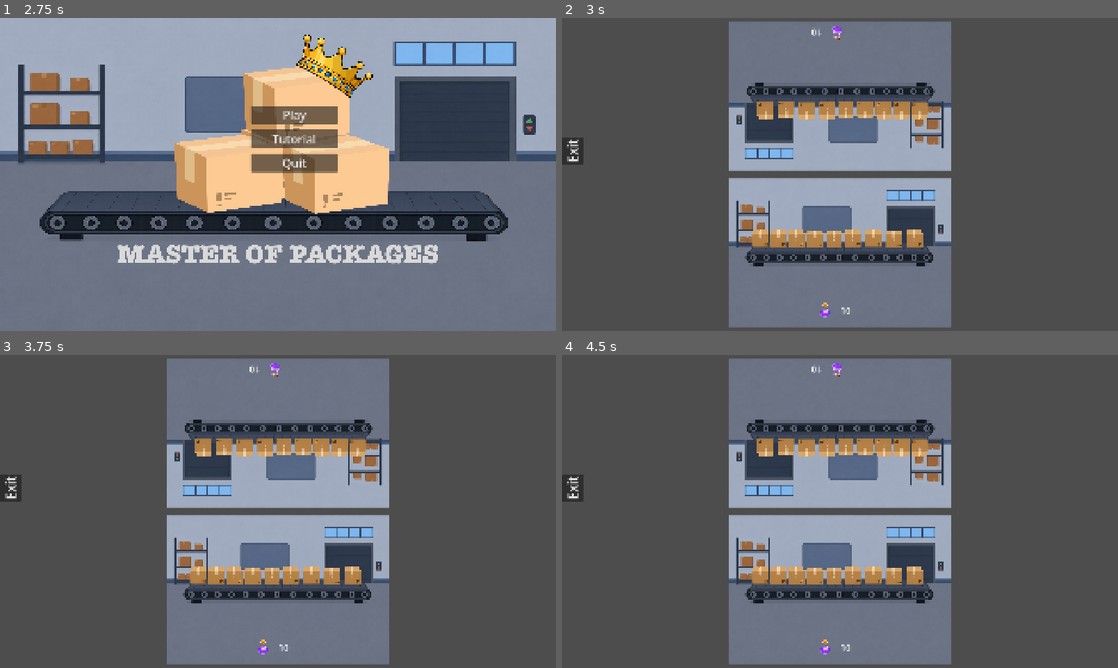
Above: before the commit, frames 1-4 (two rows, left to right).
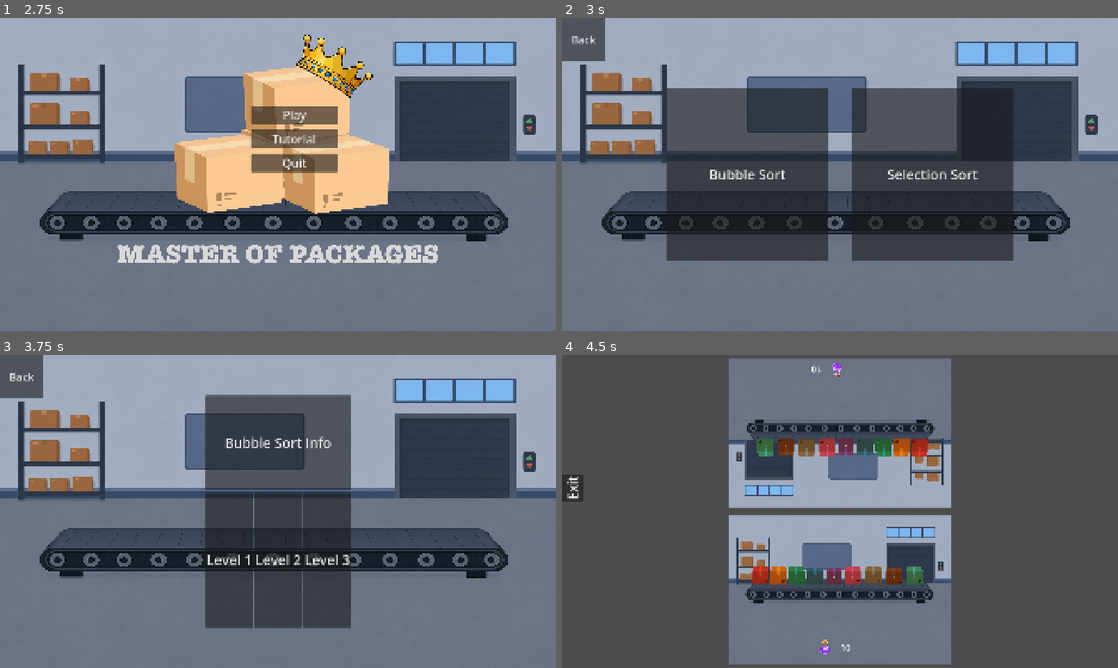
Above: after the commit, the same moments.

Repository: denis21111/Medida
Game: Godot game, scene res://scenes/LogoScene.tscn
Two runs of this game, one before a commit and one after it. Both use one fixed random seed, a clock stepped at 60 frames per second and the inputs below.
Inputs (mouse positions are in pixels of both pictures, inside the frame that each line leads up to):
- Up to frame 1 (2.75 s): tap Enter at 0.5, 2 s; move the mouse to (400, 158) at 0.52 s; click (400, 158) at 0.67 s; tap Space at 1.25 s; move the mouse to (166, 190) at 1.27 s; click (166, 190) at 1.42 s; move the mouse to (333, 105) at 2.02 s; click (333, 105) at 2.17 s
- Up to frame 2 (3 s): click "Play" at 2.75 s
- Up to frame 3 (3.75 s): click (183, 511) at 3.5 s, where only the run after the commit has a clickable "Bubble Sort"
- Up to frame 4 (4.5 s): click (840, 558) at 4.25 s, where only the run after the commit has a clickable "Level 2"

Frame 1 is identical in both runs. In frame 2, 79% of the frame differs, in the area x 0-100%, y 0-100%; in frame 3, 86%; in frame 4, 2.9%.
Error before the commit: Invalid assignment of property or key 'text' with value of type 'String' on a base object of type 'null instance'. (res://scripts/game.gd:22)

Commit message:
Add files via upload
die scene sind mit einander verbunden, elixir und ein exit button in spiel

Diff:
--- a/scripts/LogoScene.gd
+++ b/scripts/LogoScene.gd
@@ -1,7 +1,7 @@
 extends Control
 
 func _ready():
-	$Timer.timeout.connect(_on_timer_timeout)
+	pass
 
 func _on_timer_timeout():
 	get_tree().change_scene_to_file("res://scenes/MainMenu.tscn")
--- a/scripts/MainMenu.gd
+++ b/scripts/MainMenu.gd
@@ -1,10 +1,8 @@
 extends Control
 
 func _on_play_pressed():
-	get_tree().change_scene_to_file("res://scenes/Game.tscn")
+	get_tree().change_scene_to_file("res://scenes/level_selector.tscn")
 
-func _on_settings_pressed():
-	get_tree().change_scene_to_file("res://scenes/Settings.tscn")
 
 func _on_quit_pressed():
 	get_tree().quit()
--- a/scripts/game.gd
+++ b/scripts/game.gd
@@ -2,7 +2,8 @@
 
 @onready var player_a_viewport = $PlayerA_ViewportContainer/SubViewport
 @onready var player_b_viewport = $PlayerB_ViewportContainer/SubViewport
-@onready var elixir_label = $ElixirLabel
+@onready var elixir_label = $ElixirContainerA/ElixirLabel
+@onready var elixir_label_b = $ElixirContainerB/ElixirLabel
 
 func _ready():
 	await get_tree().process_frame
@@ -19,7 +20,8 @@
 	GameManager.elixir_changed.connect(_on_elixir_changed)
 	GameManager.level_won.connect(_on_level_won)
 
-	elixir_label.text = "Elixir: " + str(GameManager.current_elixir)
+	elixir_label.text = str(GameManager.current_elixir)
+	elixir_label_b.text = str(GameManager.current_elixir)
 
 func setup_roles(viewport: SubViewport, role: String):
 	var packages = get_packages(viewport)
@@ -42,8 +44,19 @@
 		target_packages[i].weight = source_packages[i].weight
 
 func _on_elixir_changed(new_amount: int):
-	elixir_label.text = "Elixir: " + str(new_amount)
+	elixir_label.text = str(new_amount)
+	elixir_label_b.text = str(new_amount)
+
 
 func _on_level_won():
-	#
 	elixir_label.text = "Gewonnen! Das Level ist korrekt sortiert."
+	elixir_label_b.text = "Gewonnen! Das Level ist korrekt sortiert."
+
+
+
+func _on_button_pressed() -> void:
+	$ExitConfirmDialog.popup_centered()
+
+
+func _on_confirmation_dialog_confirmed() -> void:
+	get_tree().change_scene_to_file("res://scenes/MainMenu.tscn")
--- a/scripts/level_selector.gd
+++ b/scripts/level_selector.gd
@@ -11,18 +11,14 @@
 	pass
 
 
-func _on_escape_pressed() -> void:
+func _on_escape_pressed():
 	#Change path to that of the MainMenu Scene
-	get_tree().change_scene_to_file("res://level_selector.tscn") # Replace with function body.
+	get_tree().change_scene_to_file("res://scenes/MainMenu.tscn")
 
 
 func _on_tutorial_1_pressed() -> void:
-	get_tree().change_scene_to_file("res://level_subscene.tscn") # Replace with function body.
+	get_tree().change_scene_to_file("res://scenes/level_subscene.tscn") # Replace with function body.
 
 
 func _on_tutorial_2_pressed() -> void:
-	get_tree().change_scene_to_file("res://level_selector1.tscn") # Replace with function body.
-
-
-func _on_tutorial_3_pressed() -> void:
-	get_tree().change_scene_to_file("res://level_selector2.tscn")
+	get_tree().change_scene_to_file("res://scenes/level_selector2.tscn") # Replace with function body.
--- a/scripts/level_selector_2.gd
+++ b/scripts/level_selector_2.gd
@@ -12,4 +12,16 @@
 
 
 func _on_escape_pressed() -> void:
-	get_tree().change_scene_to_file("res://level_selector.tscn")
+	get_tree().change_scene_to_file("res://scenes/level_selector.tscn")
+
+
+func _on_button_pressed() -> void:
+	get_tree().change_scene_to_file("res://scenes/game.tscn")
+
+
+func _on_button_2_pressed() -> void:
+	get_tree().change_scene_to_file("res://scenes/game.tscn")
+
+
+func _on_button_3_pressed() -> void:
+	get_tree().change_scene_to_file("res://scenes/game.tscn")
--- a/scripts/level_subscene.gd
+++ b/scripts/level_subscene.gd
@@ -11,5 +11,16 @@
 	pass
 
 
+func _on_button_1_pressed() -> void:
+	get_tree().change_scene_to_file("res://scenes/game.tscn")
+
+func _on_button_2_pressed() -> void:
+	get_tree().change_scene_to_file("res://scenes/game.tscn")
+
+
+func _on_button_3_pressed() -> void:
+	get_tree().change_scene_to_file("res://scenes/game.tscn")
+
+
 func _on_button_pressed() -> void:
-	get_tree().change_scene_to_file("res://level_selector.tscn") # Replace with function body.
+	get_tree().change_scene_to_file("res://scenes/level_selector.tscn")
--- a/scripts/packages.gd
+++ b/scripts/packages.gd
@@ -9,7 +9,21 @@
 @onready var label_node = $Label
 @onready var sprite_node = $Sprite2D
 
+const PACKAGE_COLORS = [
+	Color(0.90, 0.30, 0.30), # red
+	Color(0.95, 0.60, 0.15), # orange
+	Color(0.20, 0.75, 0.70), # teal
+	Color(0.25, 0.55, 0.95), # blue
+	Color(0.55, 0.35, 0.90), # purple
+	Color(0.90, 0.40, 0.75), # pink
+	Color(0.60, 0.60, 0.60), # gray
+	Color(0.55, 0.35, 0.20), # brown
+	Color(0.30, 0.80, 0.90), # sky blue
+]
+
+
 func _ready():
+	sprite_node.self_modulate = PACKAGE_COLORS[get_index() % PACKAGE_COLORS.size()]
 	# Beim Start ist das Paket immer verdeckt
 	label_node.text = "?"
 
